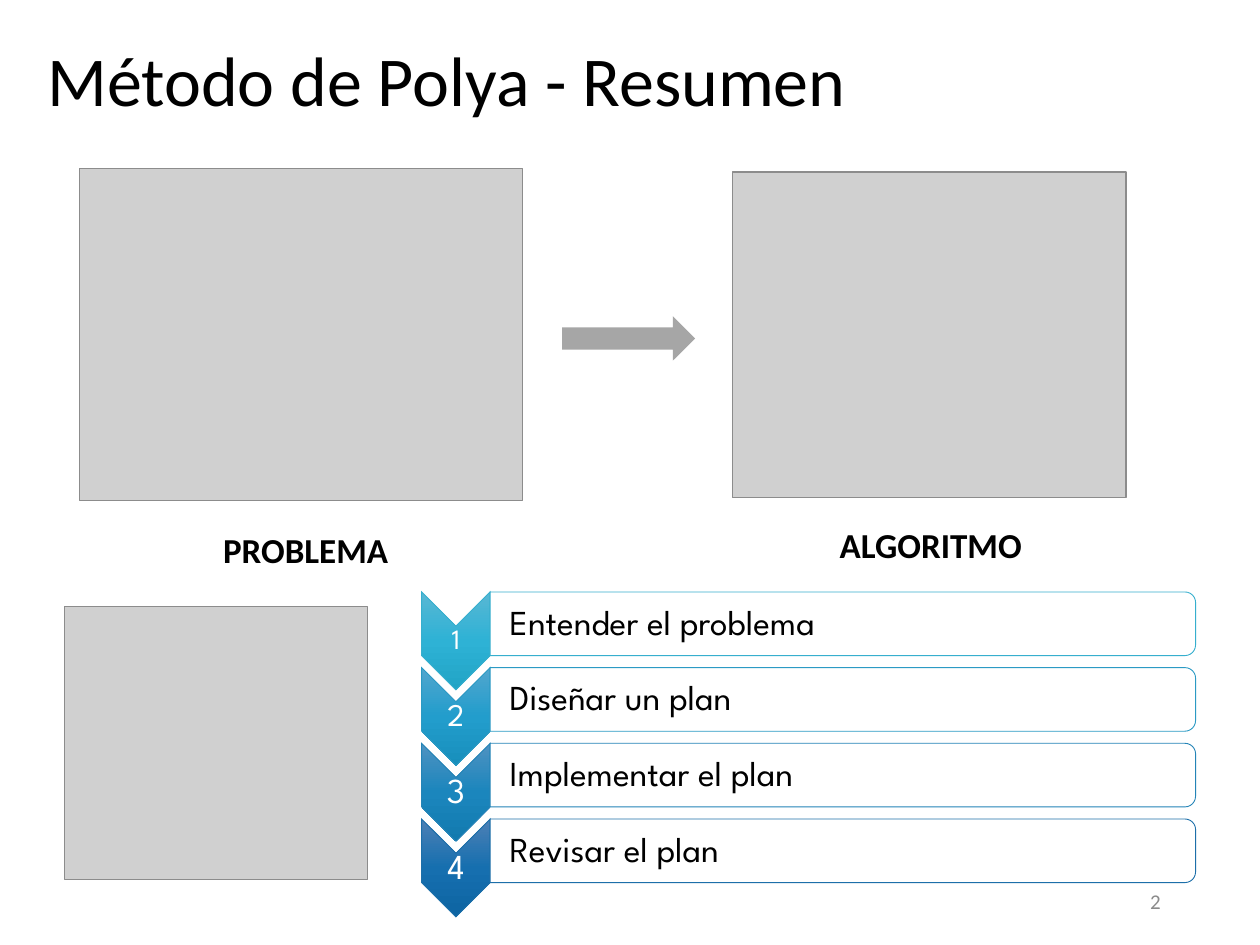
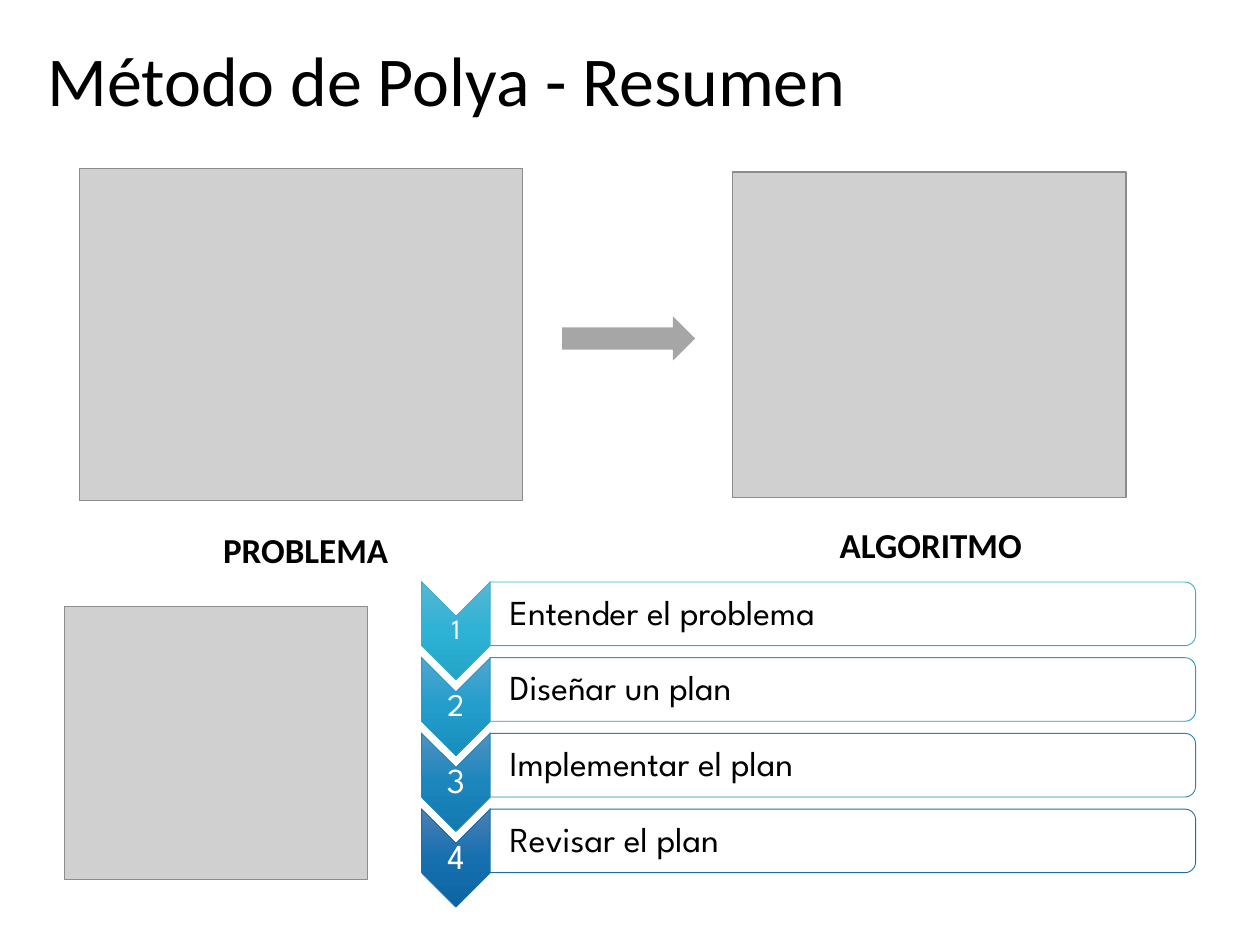
Before and after one commit to algoritmos-UdeA/logica1-20262, a slide deck: slide 2 of clases/5/teoria/clase-05.pptx. Drawn at 1260x945 pixels with LibreOffice and Linux fonts; fonts in the diff are those of the drawing; grey boxes stand for pictures. Boxes give left, top, right and bottom in pixels: in the first picture for what was removed or moved away, otherwise in the second. Text is boxed around its words. In the diff, an @@ line names an element or a change of style, - is before the commit and + after.

```diff
--- a/clases/5/teoria/clase-05.pptx
+++ b/clases/5/teoria/clase-05.pptx
@@ 8 texts, 4 chevrons, 4 round same rects: place and size @@
-8 texts, 4 chevrons, 4 round same rects at (422,591,1196,917)
+8 texts, 4 chevrons, 4 round same rects at (422,581,1196,907)
@@ page number removed at (1150,895,1161,909) @@
-2
```
Also in this commit, not shown: 27 other slides changed, 2 other files.
